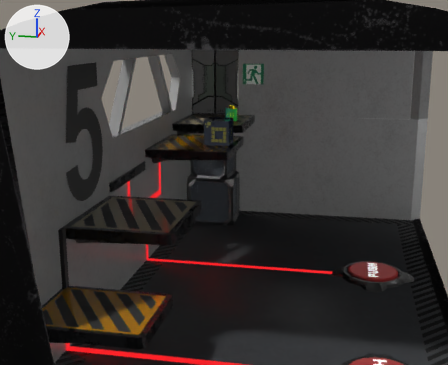
Two versions of the OBJ model res/models/Levels/5/level5.obj, one commit apart.
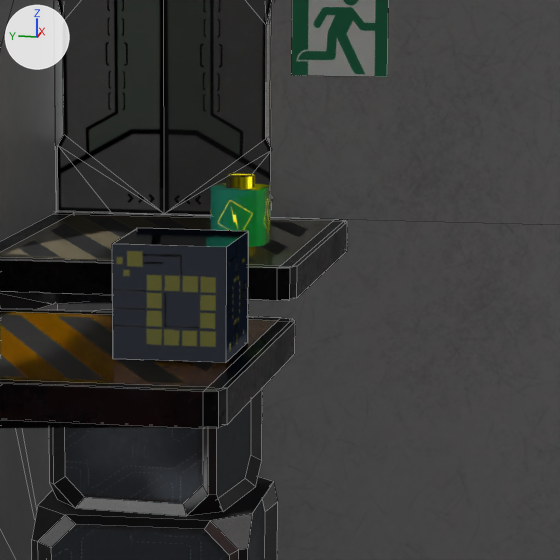
Each version appears first from a 50 mm camera at (46.72, -1.36, 5.58) aimed at (61.42, 1.58, 1.91), and next in a close-up on the part from 40% to 67% of the width and 19% to 52% of the height. The axes (+X, +Y, +Z) are drawn at upper left. The lights are the same throughout. The close-ups show mesh edges as thin lines. Where no turn or scale is listed for an object, it has been applied to the vertices. Vertices at the same position are counted once.

Names of what the first close-up shows: 'D_left_door_5', 'D_right_door_5', 'E_box_1.001', 'M_07_question_platform_8', 'P_Battery_2', 'S_door_platform_1.001', 'W_back_wall_1.002', 'W_right_wall_down_1.002', 'W_right_wall_left_1.002', 'W_right_wall_right_1.002', 'X_ExitSign5', 'Y_decoBox1_4.004'.
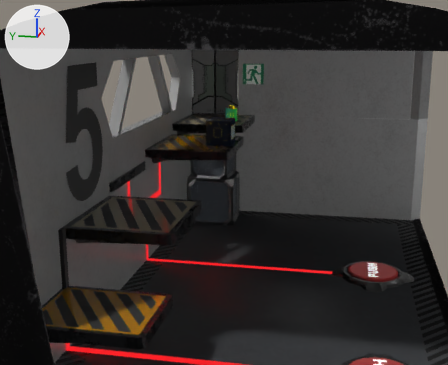
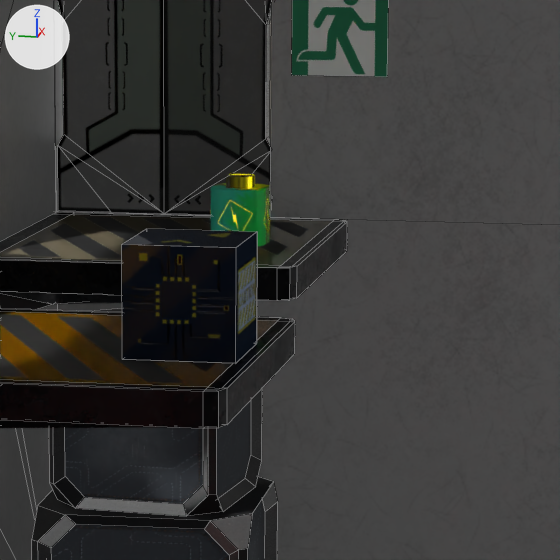
What changed in the scene script:
```text
Change me_e_box_1_001:
    used by ob_e_box_1_001; location = (0.0, 0.0, 0.0)
    verts and faces of me_e_box_1_001; kept vertices keep their numbers, new ones are numbered from 29
    remove me_e_box_1_001.from_pydata(...)  # 29 vertices, 6 faces; spans x 61.403..62.014, y 1.46..2.076, z 2.829..3.445
    add me_e_box_1_001.from_pydata(...)  # 29 vertices, 6 faces; spans x 61.37..61.986, y 1.404..2.015, z 2.833..3.449
    me_e_box_1_001 part 1: the loose piece of 4 vertices spanning x 61.403, y 1.463..2.074, z 2.831..3.443 is moved by (0.581, -0.059, 0.004)
    me_e_box_1_001 part 2: the loose piece of 4 vertices spanning x 61.403..62.014, y 1.463..2.074, z 3.442 is moved by (-0.03, -0.059, -0.607)
    me_e_box_1_001 part 3: the loose piece of 9 vertices spanning x 61.403..62.014, y 1.463..2.074, z 2.831 is turned -90 degrees about the z axis through its middle, then moved by (-0.03, -0.059, 0.615)
    me_e_box_1_001 part 4: the loose piece of 4 vertices spanning x 61.403, y 1.463..2.074, z 2.831..3.443 is copied, and the copy is moved by (-0.03, -0.059, 0.004); it spans x 61.372..61.373, y 1.404..2.015, z 2.836..3.446
    me_e_box_1_001 part 5: the loose piece of 4 vertices spanning x 62.014, y 1.46..2.076, z 2.829..3.445 is deleted
    me_e_box_1_001 part 6: the loose piece of 4 vertices spanning x 61.403..62.013, y 1.463, z 2.832..3.442 is deleted
    me_e_box_1_001 part 7
    add verts[29] = (61.37, 1.404, 2.833)  # pixel (235, 363)
    add verts[30] = (61.37, 1.404, 3.449)  # pixel (236, 247)
    add verts[31] = (61.986, 1.404, 2.833)  # pixel (256, 343)
    add verts[32] = (61.986, 1.404, 3.449)  # pixel (257, 231)
    add faces += [(29, 31, 32, 30)]
```

Changed parts and their boxes [x1, y1, x2, y2] in the close-ups (560 x 560 px; the box of a moved part takes in the faces that stretch with it):
'E_box_1.001', reshaped: before [112, 228, 248, 363]; after [122, 229, 257, 363]
part 1 of me_e_box_1_001, moved or reshaped (not visible afterwards): before [112, 244, 226, 363]
part 2 of me_e_box_1_001, moved or reshaped (not visible afterwards): before [113, 228, 247, 247]
part 3 of me_e_box_1_001, moved or reshaped (not visible before): after [123, 229, 256, 248]
part 4 of me_e_box_1_001, added (black): after [122, 244, 236, 363]
part 5 of me_e_box_1_001, deleted: before [138, 228, 248, 343]
part 6 of me_e_box_1_001, deleted: before [226, 232, 248, 362]
part 7 of me_e_box_1_001, added: after [236, 232, 257, 363]
